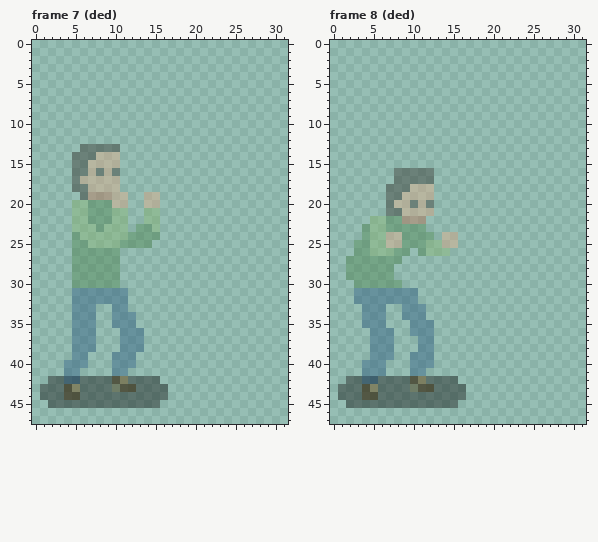
A pixel-art file gets an edit: Arte/Ctangana_Full.aseprite. Above, as it was before the edit.
32x48 pixels, 16 frames. Colours within 5 levels of each other are drawn and written as one. Shown: frame 7 (ded), frame 8 (ded). The commit also changed other frames, which this record leaves out.
Now the later version:
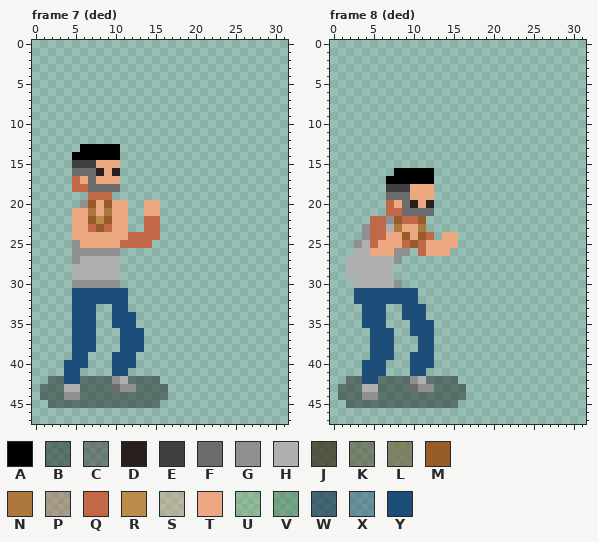
Palette (. is transparent): A #000000  B #05040365  C #271f1b62  D #271f1b  E #404040  F #6c6c6c  G #909090  H #b0b0b0  J #2c1a01a0  K #44280062  L #736137a0  M #985c28  N #ac783c  P #c0684862  Q #c06848  R #bc8c4c  S #eca88062  T #eca880  U #84b46862  V #407c4062  W #13304ba0  X #1c4c7862  Y #1c4c78
Changes in this commit:
layer "Layer 3 Copy" now hidden
Changed rows in their new state; - is an unchanged pixel.
Frame 7 (ded):
first column x 4:
13 --AAAAA-----
14 -AAAAAA-----
15 -EEETTT-----
16 -FFFDTD-----
17 -QTFTTT-----
18 -QQFFFF-----
19 --.QQQ..--..
20 -.GMTMTT--TT
21 -TTNTNTT--TT
22 -TTMRMTT--QQ
23 -TTQMQTT-.QQ
24 -TTTTTTTQQQQ
25 -GTTTTTQQQQ-
26 -GGGGGG-----
27 -GHHHHH-----
28 -HHHHHH-----
29 -HHHHHH-----
30 -GGGGGG-----
31 -YYYYYYY----
32 -YYYYYYY----
33 -YYY--YY----
34 -YYY--YYY---
35 -YYY--YYY---
36 -YYY---YYY--
37 -YYY---YYY--
38 -YYY---YYY--
39 -YY---YYY---
40 YYY---YYY---
41 YY----YY----
42 YY----GH----
43 HH----FGG---
44 GG----------
Frame 8 (ded), layer "Layer 6":
first column x 2:
16 ------AAAAA---
17 -----AAAAAA---
18 -----EEETTT---
19 -----FFFTTT---
20 -----QTFDTD---
21 -----QQFFFF---
22 ---QQGMQQM----
23 --GQQHNTTN----
24 --GQQTTMTMQ-TT
25 -GHQTTTQMQTTTT
26 -HHTTTGG-QTTT-
27 HHHHHHG-------
28 HHHHHH--------
29 HHHHHH--------
30 -HHHHHG-------
31 -YYYYYYYY-----
32 -YYYYYYYY-----
33 --YYY--YYY----
34 --YYY--YYY----
35 --YYY---YYY---
36 ---YYY--YYY---
37 ---YYY---YY---
38 ---YYY---YY---
39 ---YYY--YYY---
40 --YYY---YYY---
41 --YYY---YY----
42 --YY----GH----
43 --HH----FGG---
44 --GG----------
Where, in picture pixels (left, top, right, bottom), the same in both pictures:
changed: (64, 144, 160, 400)
changed: (346, 168, 458, 400)
